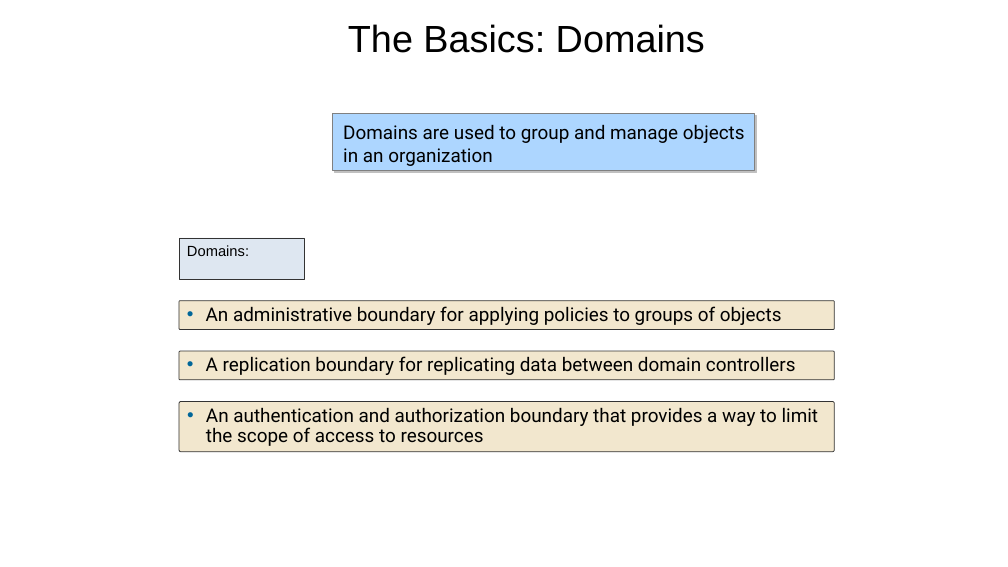
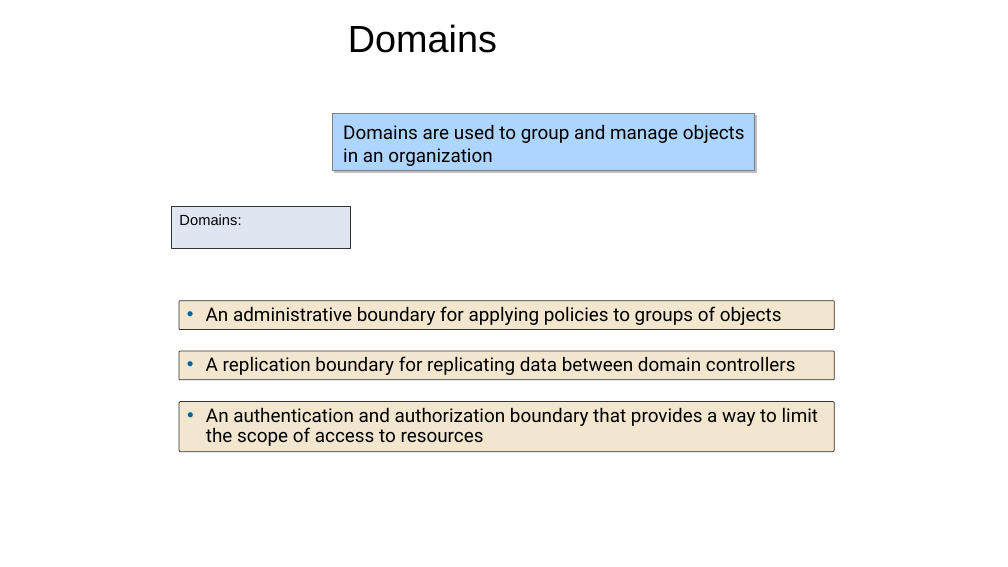
Before and after one commit to dhaval9911/dotfiles, a slide deck: slide 16 of programs/avinash.pptx (slide 18 before the commit). Drawn at 1008x567 pixels with LibreOffice and Linux fonts; fonts in the diff are those of the drawing; background and template pictures are left out. Boxes give left, top, right and bottom in pixels: in the first picture for what was removed or moved away, otherwise in the second. Text is boxed around its words. In the diff, an @@ line names an element or a change of style, - is before the commit and + after.

```diff
--- a/programs/avinash.pptx
+++ b/programs/avinash.pptx
@@ title at (x1=348, y1=24, x2=497, y2=53): text changed @@
-The Basics: Domains
+Domains
@@ text "Domains:" resized from (x1=179, y1=238, x2=304, y2=279) to (x1=172, y1=207, x2=350, y2=249) @@
```
Also in this commit, not shown: 8 other slides changed, 4 slides removed, 1 other file.
